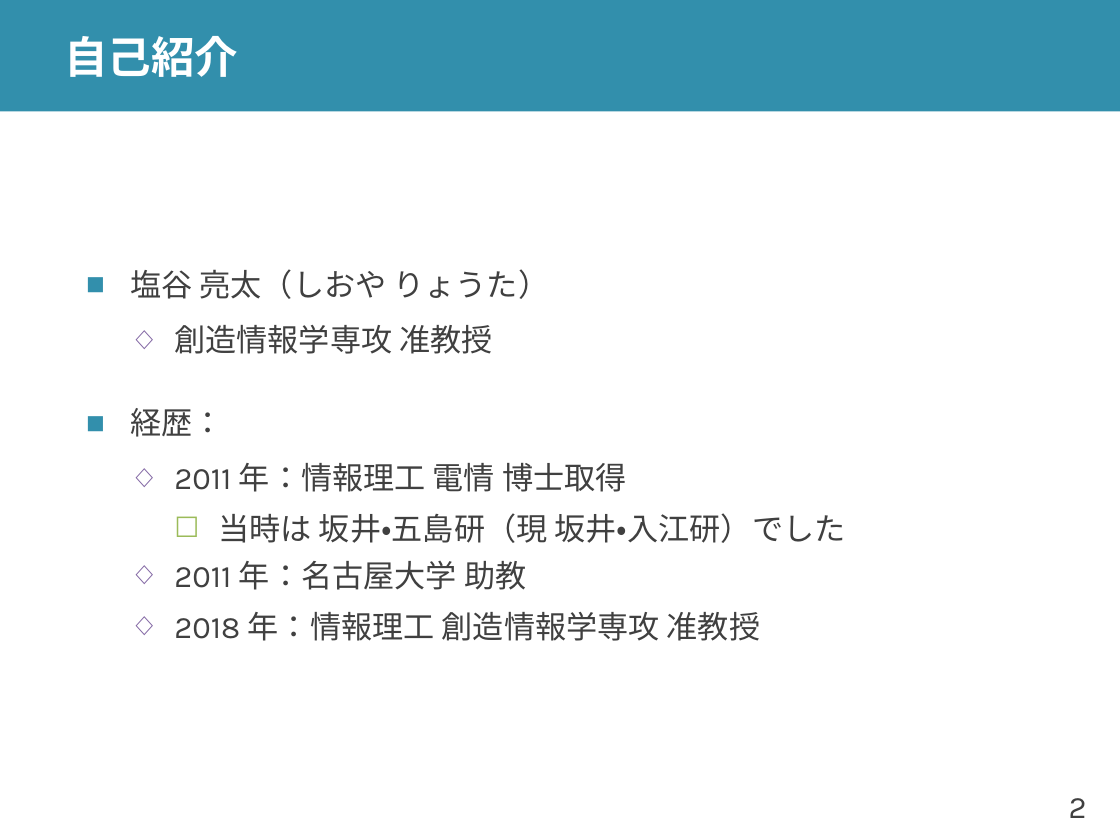
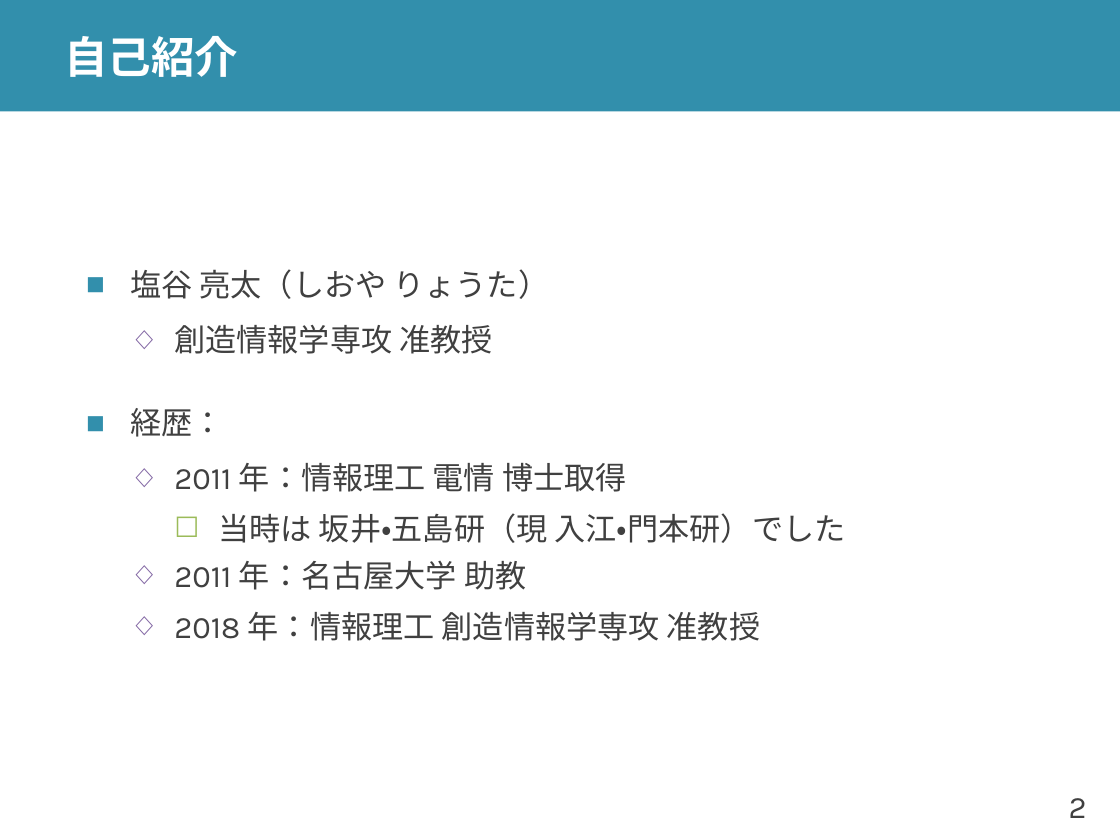
Before and after one commit to shioyadan/advanced-computer-organization, a slide deck: slide 2 of aco-shioya-00.pptx. Drawn at 1120x840 pixels with LibreOffice and Linux fonts; fonts in the diff are those of the drawing. Boxes give left, top, right and bottom in pixels: in the first picture for what was removed or moved away, otherwise in the second. Text is boxed around its words. In the diff, an @@ line names an element or a change of style, - is before the commit and + after.

```diff
--- a/aco-shioya-00.pptx
+++ b/aco-shioya-00.pptx
@@ text at (x1=218, y1=513, x2=846, y2=543): text changed @@
-    ☐ 当時は 坂井・五島研（現 坂井・入江研）でした
+    ☐ 当時は 坂井・五島研（現 入江・門本研）でした
```
Also in this commit, not shown: 10 other slides changed, 10 slides added, 1 slide removed, 1 other file.
